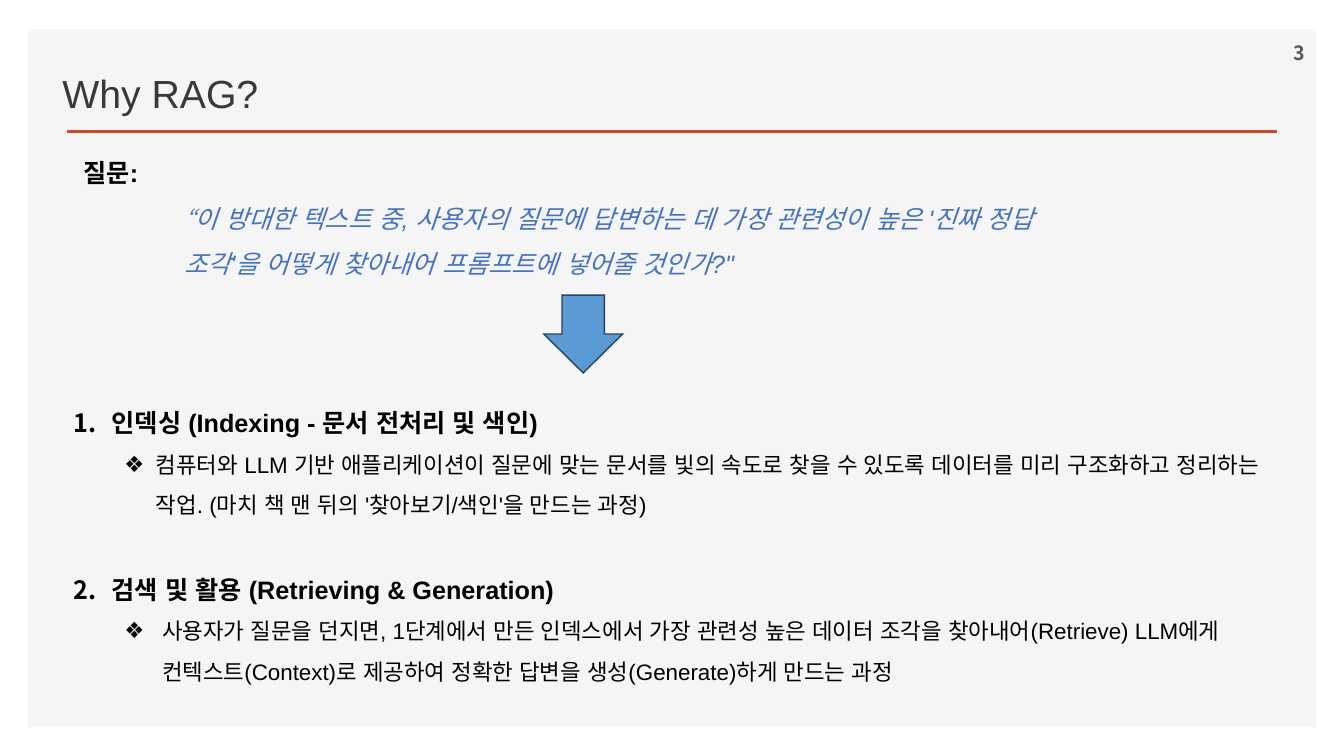
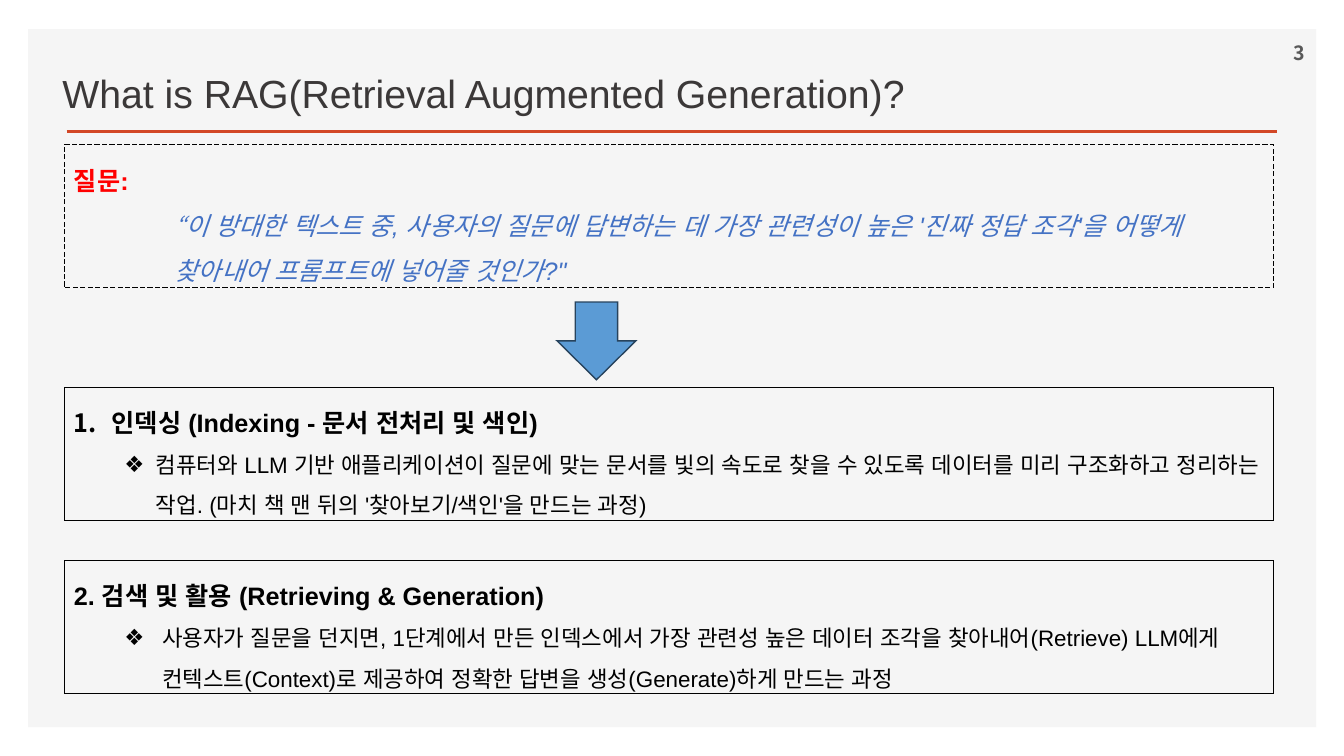
Before and after one commit to ancestor9/2026_Fall_Learning-Langchain-AI-Agent, a slide deck: slide 3 of ppts/CHAPTER 2 RAG Part I_Indexing Your Data.pptx. Drawn at 1344x756 pixels with LibreOffice and Linux fonts; fonts in the diff are those of the drawing; background and template pictures are left out. Boxes give left, top, right and bottom in pixels: in the first picture for what was removed or moved away, otherwise in the second. Text is boxed around its words. In the diff, an @@ line names an element or a change of style, - is before the commit and + after.

```diff
--- a/ppts/CHAPTER 2 RAG Part I_Indexing Your Data.pptx
+++ b/ppts/CHAPTER 2 RAG Part I_Indexing Your Data.pptx
@@ text at [62, 79, 905, 116]: text changed @@
-Why RAG?
+What is RAG(Retrieval Augmented Generation)?
@@ rectangle "질문:": place and size @@
-rectangle "질문:" at [83, 161, 1033, 275]
+rectangle "질문:" at [65, 145, 1274, 288]
@@ rectangle "질문:" at [65, 145, 1274, 288]: outline none to #000000 0.75 pt dashed @@
@@ text in rectangle at [74, 169, 129, 192]: text colour #000000 to #FF0000 in "질문:" @@
@@ down arrow: place and size @@
-down arrow at [544, 295, 623, 373]
+down arrow at [558, 302, 636, 380]
@@ rectangle "인덱싱 (Indexing - 문서 전처리 ...": place and size @@
-rectangle "인덱싱 (Indexing - 문서 전처리 ..." at [112, 411, 1259, 685]
+rectangle "인덱싱 (Indexing - 문서 전처리 ..." at [65, 388, 1274, 521]
@@ rectangle "인덱싱 (Indexing - 문서 전처리 ..." at [65, 388, 1274, 521]: outline none to #000000 0.75 pt @@
@@ rectangle added at [65, 561, 1274, 694], outline #000000 0.75 pt, 16 pt, text #000000 @@
+2. 검색 및 활용 (Retrieving & Generation)
+  ❖ 사용자가 질문을 던지면, 1단계에서 만든 인덱스에서 가장 관련성 높은 데이터 조각을 찾아내어(Retrieve) LLM에게 컨텍스트(Context)로 제공하여 정확한 답변을 생성(Generate)하게 만드는 과정
@@ text in rectangle at [112, 577, 1220, 685]: paragraphs removed @@
-2. 검색 및 활용 (Retrieving & Generation)
-  ❖ 사용자가 질문을 던지면, 1단계에서 만든 인덱스에서 가장 관련성 높은 데이터 조각을 찾아내어(Retrieve) LLM에게 컨텍스트(Context)로 제공하여 정확한 답변을 생성(Generate)하게 만드는 과정
```
Also in this commit, not shown: 2 other slides changed, 1 slide added.
